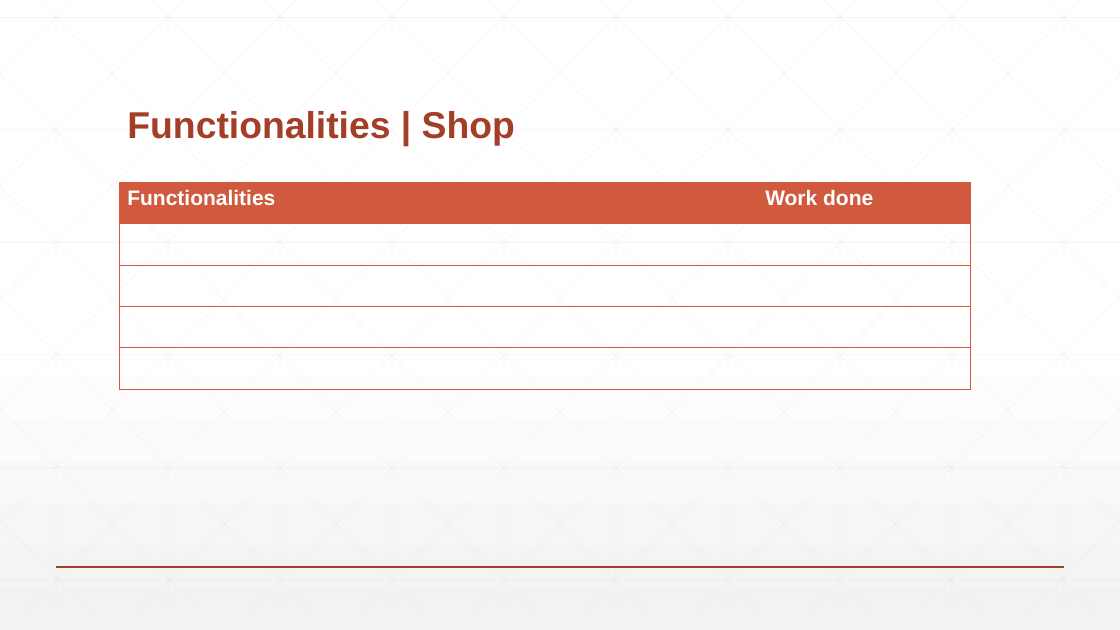
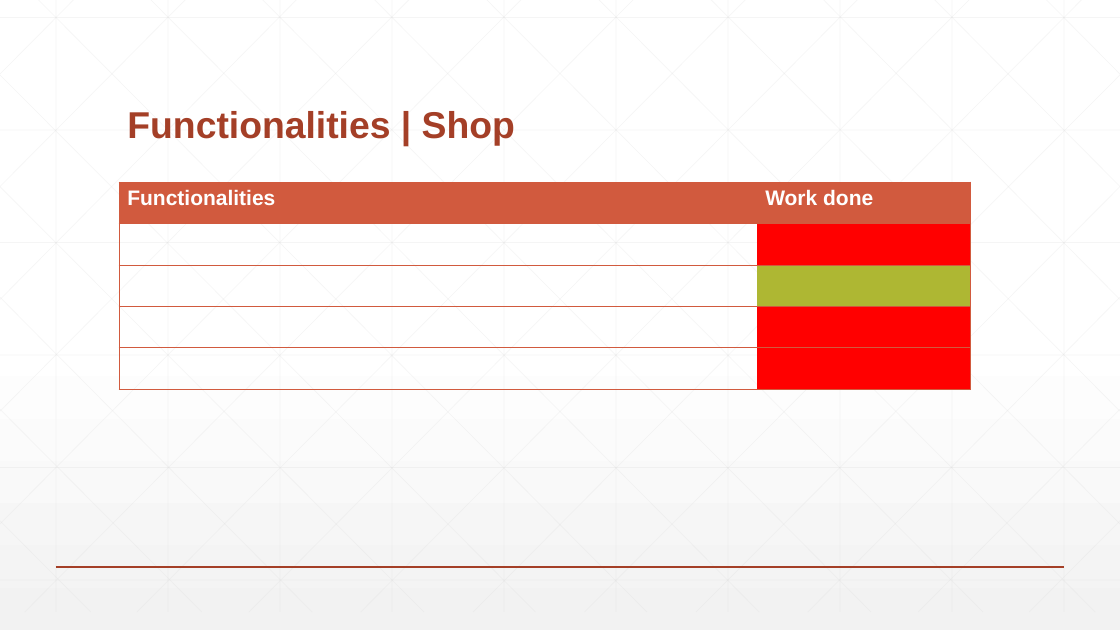
Before and after one commit to PaulFICOT/CESI_A2_Web_G2, a slide deck: slide 12 of Présentation/Web Project.pptx. Drawn at 1120x630 pixels with LibreOffice and Linux fonts; fonts in the diff are those of the drawing. Boxes give left, top, right and bottom in pixels: in the first picture for what was removed or moved away, otherwise in the second. Text is boxed around its words. In the diff, an @@ line names an element or a change of style, - is before the commit and + after.

```diff
--- a/Présentation/Web Project.pptx
+++ b/Présentation/Web Project.pptx
@@ table at box(119, 182, 970, 390) @@
@@ fill none to #FF0000 in 3 cells @@
@@ fill none to #AEB733 in row 3, column 2 @@
```
Also in this commit, not shown: 3 other slides changed.
